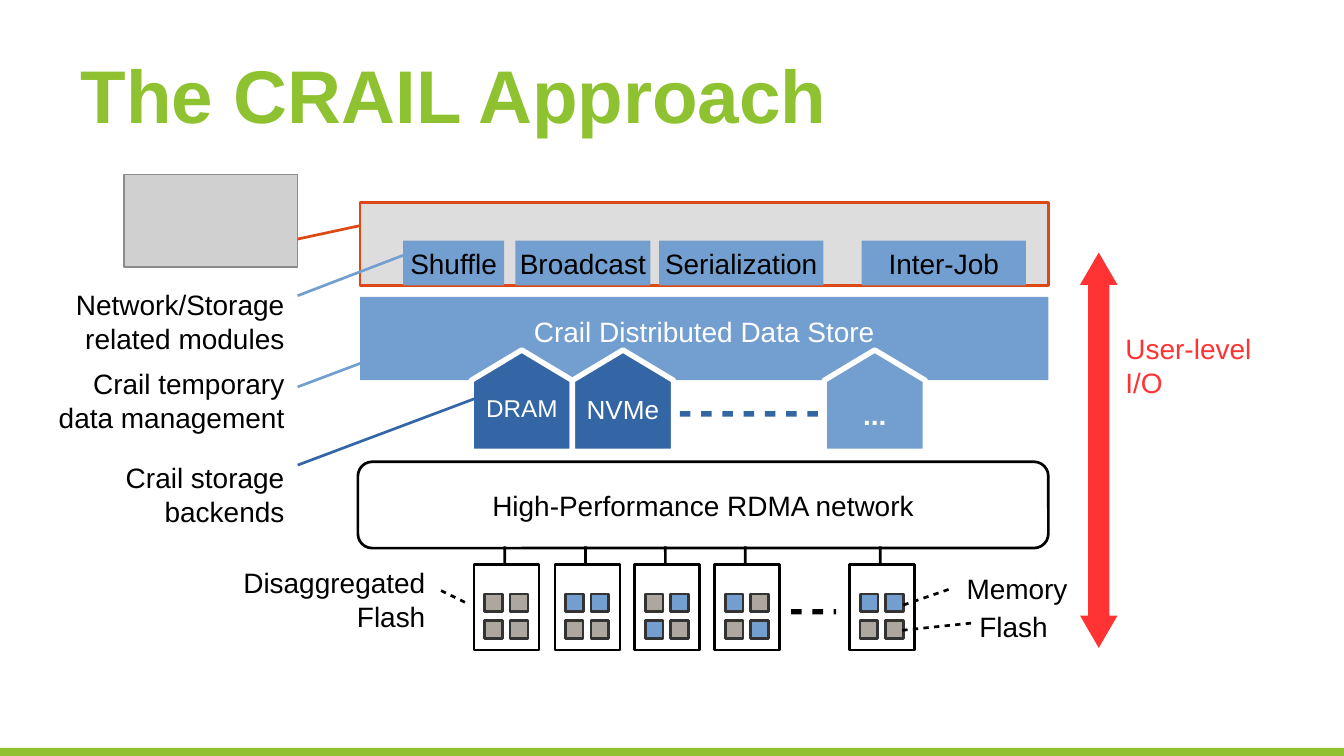
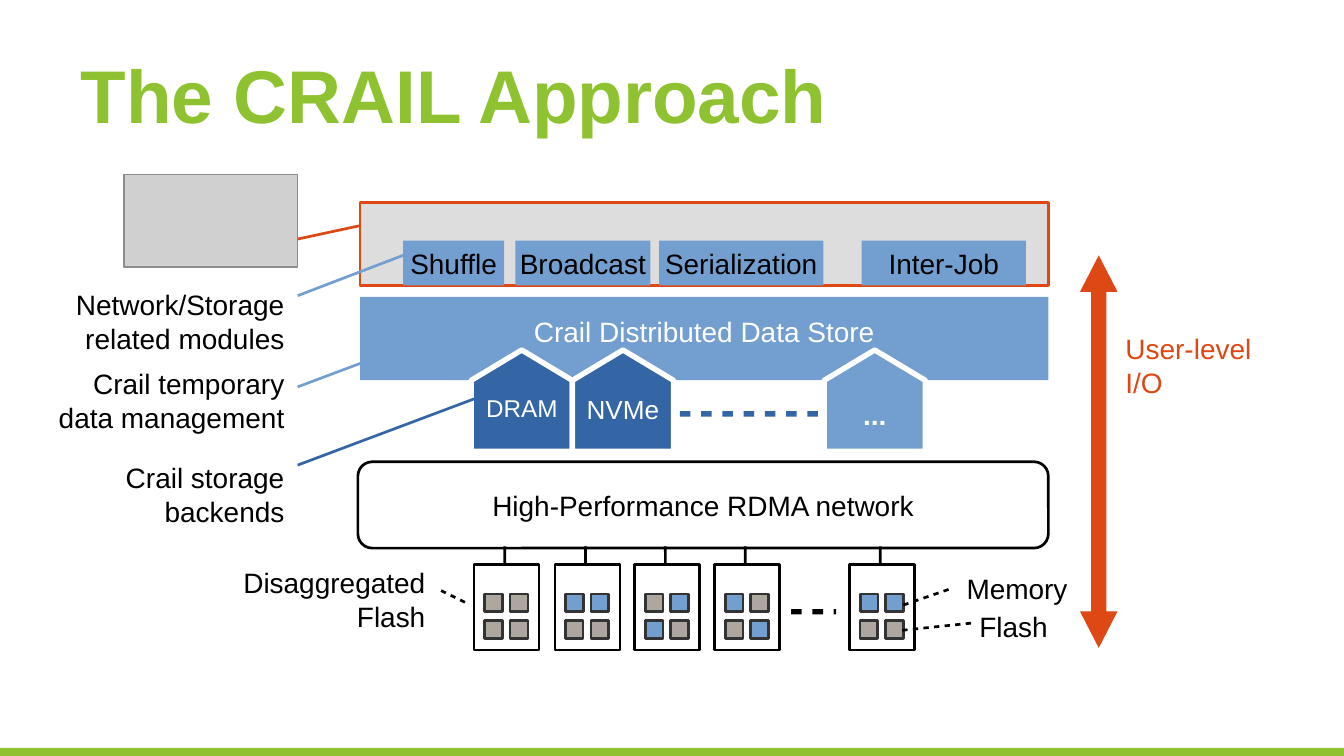
Before and after one commit to huangyibo/spark-summit-17, a slide deck: slide 18 of template.odp (slide 15 before the commit). Drawn at 1344x756 pixels with LibreOffice and Linux fonts; fonts in the diff are those of the drawing; grey boxes stand for pictures; background and template pictures are left out. Boxes give left, top, right and bottom in pixels: in the first picture for what was removed or moved away, otherwise in the second. Text is boxed around its words. In the diff, an @@ line names an element or a change of style, - is before the commit and + after.

```diff
--- a/template.odp
+++ b/template.odp
@@ up down arrow at (1081, 255, 1118, 648): fill #FF3333 to #DD4814; proportions changed @@
@@ text "User-level" at (1125, 338, 1251, 394): text colour #FF3333 to #DD4814 @@
```
Also in this commit, not shown: 2 slides added.
